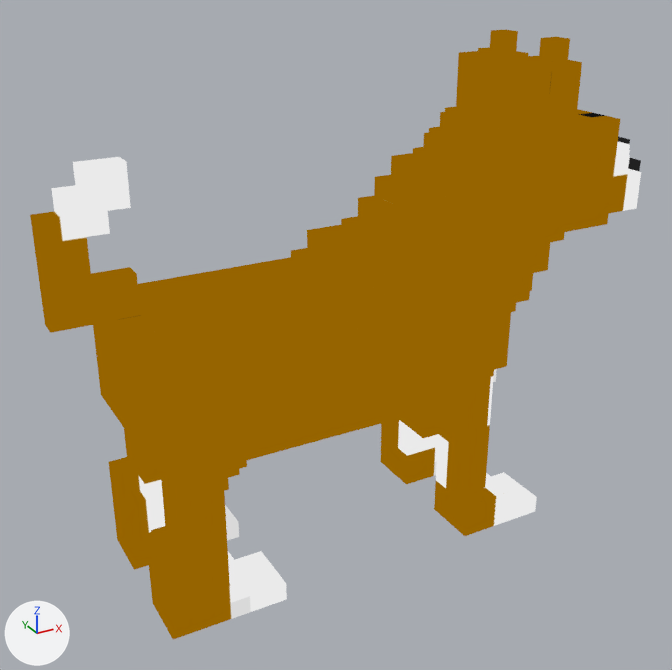
A saved change to the glTF model models/tsun.glb.
The view is the same before and after, from a 50 mm lens placed at (-0.48, -0.784, 0.621), pointed at (-0.05, -0.003, 0.23). The lights are fixed; the arrows at lower left show +X, +Y and +Z. The first picture is the older version. Where no turn or scale is listed for an object, it has been applied to the vertices.

The first picture shows 'tsun'.
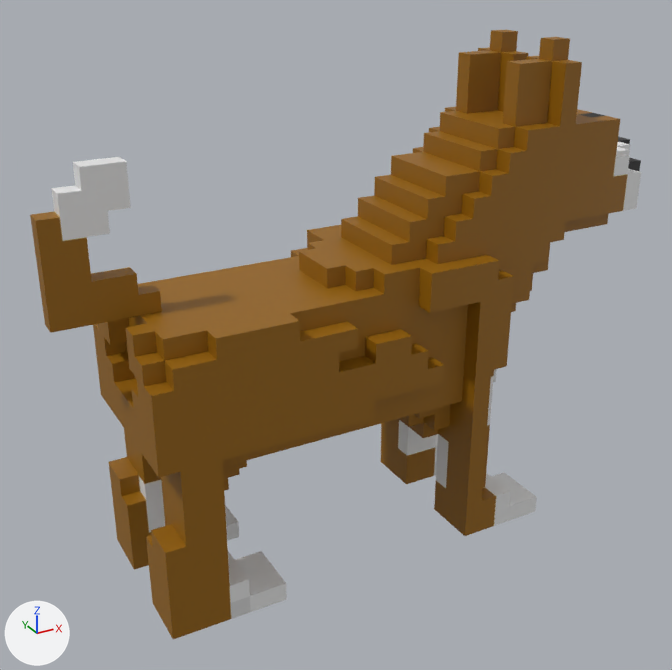
Where the change shows, as pixel boxes (x1, y1, x2, y2) in the pictures (672 x 670 px):
'tsun', recoloured
    both: (30, 30, 641, 639)

Edits to the bpy script that builds the scene:
```text
Change mat_material_tsun:
    remove n0 = _N.new('ShaderNodeEmission'); n0.name = 'Emission'
    remove n1 = _N.new('ShaderNodeLightPath'); n1.name = 'Light Path'
    remove n2 = _N.new('ShaderNodeBsdfTransparent'); n2.name = 'Transparent BSDF'
    remove n3 = _N.new('ShaderNodeMixShader'); n3.name = 'Mix Shader'
    add n8 = _N.new('ShaderNodeBsdfPrincipled'); n8.name = 'Principled BSDF'
    where n4 = _N.new('ShaderNodeOutputMaterial'); n4.name = 'Material Output'
    where n5 = _N.new('ShaderNodeMix'); n5.name = 'Mix'
    remove _L.new(n1.outputs[0], n3.inputs[0])  # 'Is Camera Ray' to 'Factor'
    remove _L.new(n2.outputs[0], n3.inputs[1])  # 'BSDF' to 'Shader'
    remove _L.new(n0.outputs[0], n3.inputs[2])  # 'Emission' to 'Shader'
    remove _L.new(n3.outputs[0], n4.inputs[0])  # 'Shader' to 'Surface'
    remove _L.new(n5.outputs[2], n0.inputs[0])  # 'Result' to 'Color'
    add _L.new(n8.outputs[0], n4.inputs[0])  # 'BSDF' to 'Surface'
    add _L.new(n5.outputs[2], n8.inputs[0])  # 'Result' to 'Base Color'
```
